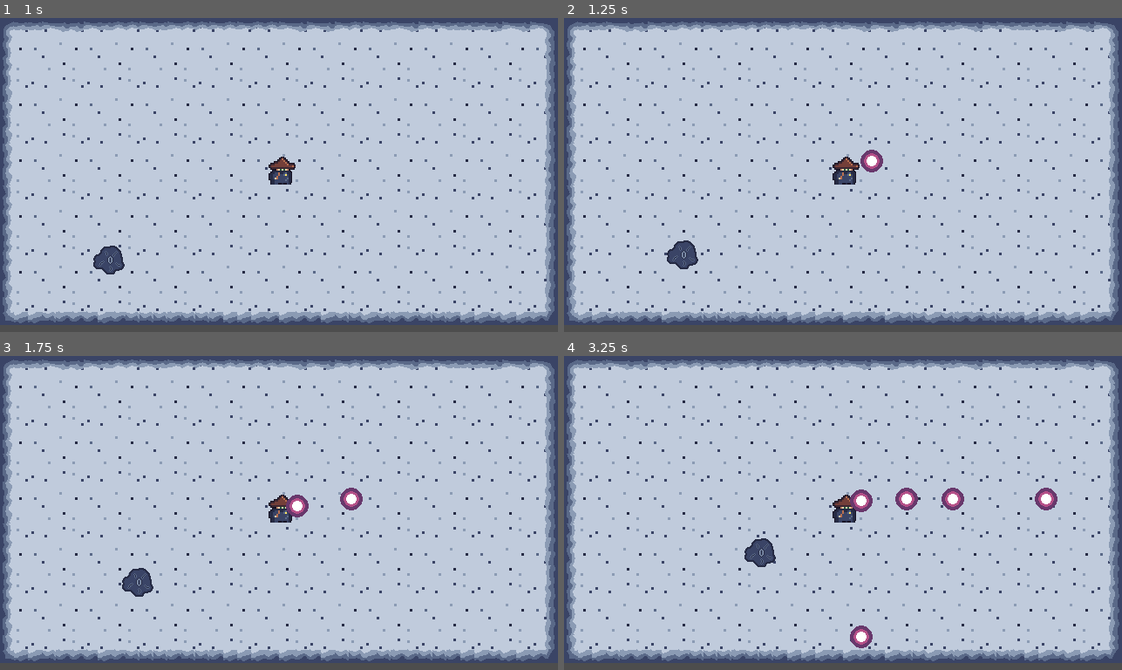
Above: before the commit, frames 1-4 (two rows, left to right).
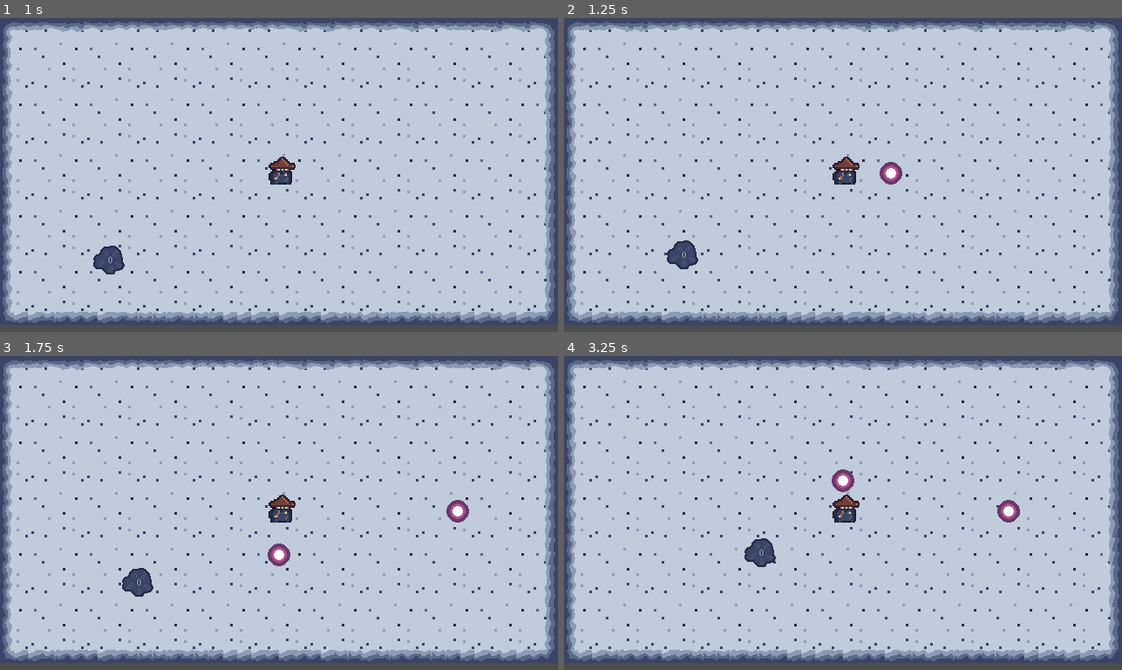
Above: after the commit, the same moments.

Repository: sthoni/winter_melonJam2023
Game: Godot game, scene res://level.tscn
Two runs of this game, one before a commit and one after it. Both use one fixed random seed, a clock stepped at 60 frames per second and the inputs below.
Inputs:
- Up to frame 1 (1 s): hold Right (shoot_right) from 0.53 s (still down)
- Up to frame 2 (1.25 s): keep holding Right (shoot_right)
- Up to frame 3 (1.75 s): release Right (shoot_right) at 1.28 s; hold Down (shoot_down) from 1.28 s (still down)
- Up to frame 4 (3.25 s): release Down (shoot_down) at 2.03 s; hold Right (shoot_right) 2.03-2.78 s; hold Up (shoot_up) from 2.78 s (still down)

Frame 1 is identical in both runs. In frame 2, 0.4% of the frame differs, in the area x 53-61%, y 41-54%; in frame 3, 0.9%; in frame 4, 1.6%, in the area x 47-89%, y 36-94%.

Commit message:
Charms in Resources umgewandelt und modularisiert.

Diff:
--- a/Character.gd
+++ b/Character.gd
@@ -11,6 +11,7 @@
 @onready var wand := $Wand
 @onready var health_component := $HealthComponent
 @onready var level := $"../"
+@onready var sprite := $Sprite2D
 
 func _ready():
 	pass
@@ -21,25 +22,24 @@
 	return 1
 
 func shoot():
-	if Global.number_killed_enemies > 0:
-		charmname = "RED"
-	wand.request_shoot(charmname)
+	wand.request_cast()
 
+# TODO: Schießen in eigene Component packen
 func get_input():
 	enchanted = Input.is_action_pressed("ui_enchant")
 	var input_direction := Input.get_vector("ui_left", "ui_right", "ui_up", "ui_down")
 	if input_direction.x < 0:
-		%Sprite2D.frame = 1
+		sprite.frame = 1
 	elif input_direction.x > 0:
-		%Sprite2D.frame = 0
+		sprite.frame = 0
 	velocity = input_direction * speed
 	if Input.is_action_pressed("shoot_left") or Input.is_action_pressed("shoot_right") or Input.is_action_pressed("shoot_up") or Input.is_action_pressed("shoot_down"):
 		var shoot_direction := Input.get_vector("shoot_left", "shoot_right", "shoot_up","shoot_down")
 		if shoot_direction.x < 0:
-			%Sprite2D.frame = 1
+			sprite.frame = 1
 		elif shoot_direction.x > 0:
-			%Sprite2D.frame = 0
-		%Wand.rotation = shoot_direction.angle() + PI/2
+			sprite.frame = 0
+		wand.rotation = shoot_direction.angle() + PI/2
 		shoot()
 
 func _physics_process(_delta):
--- a/EnemySpawner.gd
+++ b/EnemySpawner.gd
@@ -18,7 +18,6 @@
 
 func create_enemy(type: Global.EnemyType) -> Enemy:
 	var enemy: Enemy
-	print(type)
 	match type:
 		Global.EnemyType.BLUE:
 			enemy = enemy_blue_resource.instantiate()
--- a/Wand.gd
+++ b/Wand.gd
@@ -2,74 +2,45 @@
 extends Marker2D
 
 @onready var charmspeed = 150
-@onready var wait = 0
+@onready var wait = 0.0
 @onready var is_charm_loading = false
-@onready var charm_type:wand_class
 var charm_name:String = "DEFAULT"
-# Called when the node enters the scene tree for the first time.
+@onready var charm: Charm = preload("res://charms/plasmaball.tres")
+@onready var projectile_scene = preload("res://charms/projectile.tscn")
 
 
+# Called when the node enters the scene tree for the first time.
 func _ready():
-	charm_type = wand_class.new()
+	pass
 
 # Called every frame. 'delta' is the elapsed time since the previous frame.
 func _process(delta):
-	if wait > 1:
+	if wait > 0.5:
 		wait = wait - delta
 	elif wait > 0:
-		shoot()
+		cast()
 		wait = 0
 
-func request_shoot(cn):
-	charm_name = cn
-	if not is_charm_loading:
-		prepare_shoot()
-		is_charm_loading = true
 
-func prepare_shoot():
-	if charm_name == "DEFAULT":
-		charm_type.default()
-	elif charm_name == "RED":
-		charm_type.red()
-	wait = charm_type.wait_time+1
-	$spell.set_stream(charm_type.selected_spell)
+func request_cast():
+	if is_charm_loading:
+		return
+	prepare_cast()
+
+
+func prepare_cast():
+	is_charm_loading = true
+	wait = charm.cast_time
+	$spell.set_stream(charm.sound)
 	$spell.playing = true
 
-func shoot():
-	charm_type.apply()
-	charm_type.charm_inst.transform = global_transform
-	owner.owner.add_child(charm_type.charm_inst)
-	owner.owner.get_node("Charm/soundeffect").playing = true
-	is_charm_loading = false
 
-class wand_class:
-	var Charm_Scene = preload("res://charms/charm.tscn")
-	var wait_time = 1
-	var speed = 50
-	var selected_sprite = load("res://assets/charms/0_default.png")
-	var selected_spell = load("res://assets/charms/default_spell.wav")
-	var selected_sound = load("res://assets/charms/default_soundeffect.wav")
-	var charm_inst
-
-	func _init():
-		pass
-
-	func default():
-		wait_time = 0.5
-		speed = 100
-		selected_sprite = load("res://assets/charms/0_default.png")
-		selected_spell = load("res://assets/charms/default_spell.wav")
-		selected_sound = load("res://assets/charms/default_soundeffect.wav")
-
-	func red():
-		wait_time = 0.5
-		speed = 300
-		selected_sprite = load("res://assets/charms/1_red.png")
-		selected_spell = load("res://assets/charms/red_spell.wav")
-		selected_sound = load("res://assets/charms/red_soundeffect.wav")
-
-	func apply():
-		charm_inst = Charm_Scene.instantiate()
-		charm_inst.set_texture(selected_sprite)
-		charm_inst.set_sound(selected_sound)
-		charm_inst.speed = speed
+func cast():
+	if charm.type == Charm.Type.PROJECTILE:
+		var projectile = projectile_scene.instantiate() as Projectile
+		owner.owner.add_child(projectile)
+		projectile.charm = charm
+		projectile.transform = global_transform
+		is_charm_loading = false
+	else:
+		charm.cast()
--- /dev/null
+++ b/autoload/events.gd
@@ -0,0 +1,4 @@
+extends Node
+
+# Charm-related events
+signal charm_cast(charm: Charm)
--- a/character.tscn
+++ b/character.tscn
@@ -17,7 +17,7 @@
 
 [node name="Wand" type="Marker2D" parent="."]
 unique_name_in_owner = true
-position = Vector2(18, -11)
+position = Vector2(-3, 3)
 gizmo_extents = 37.0
 script = ExtResource("2_t0h4w")
 
--- a/charms/charm.gd
+++ /dev/null
@@ -1,30 +0,0 @@
-extends Area2D
-class_name Charm_class
-
-var speed:int
-
-# Class Constructor
-func _init(value=150):
-	self.speed = value
-
-func set_texture(texture):
-	$Sprite.set_texture(texture)
-
-func set_sound(sound):
-	$soundeffect.set_stream(sound)
-
-func play_stream(b):
-	$spell.playing = b
-
-func _physics_process(delta):
-	position += - transform.y * self.speed * delta
-
-func _on_area_entered(area):
-	if area.is_in_group("mobs"):
-		area.health_component.reduce_health(2)
-		queue_free()
-
-func _on_Bullet_body_entered(body):
-	if body.is_in_group("mobs"):
-		body.health_component.reduce_health(2)
-	queue_free()
--- a/charms/charm.tscn
+++ /dev/null
@@ -1,29 +0,0 @@
-[gd_scene load_steps=5 format=3 uid="uid://pcian72metwo"]
-
-[ext_resource type="Script" path="res://charms/charm.gd" id="1_jscli"]
-[ext_resource type="Texture2D" uid="uid://bwak22lnr2e1x" path="res://assets/charms/0_default.png" id="2_caui4"]
-[ext_resource type="AudioStream" uid="uid://cj1e7ba7ib4rk" path="res://assets/charms/default_soundeffect.wav" id="3_v6ub5"]
-
-[sub_resource type="CircleShape2D" id="CircleShape2D_mbwes"]
-radius = 6.9333
-
-[node name="Charm" type="Area2D"]
-collision_layer = 0
-collision_mask = 5
-script = ExtResource("1_jscli")
-metadata/speed = 0
-
-[node name="Sprite" type="Sprite2D" parent="."]
-position = Vector2(0, 5)
-texture = ExtResource("2_caui4")
-
-[node name="CollisionShape2D" type="CollisionShape2D" parent="."]
-position = Vector2(0, 5)
-scale = Vector2(1.00962, 1)
-shape = SubResource("CircleShape2D_mbwes")
-
-[node name="soundeffect" type="AudioStreamPlayer" parent="."]
-stream = ExtResource("3_v6ub5")
-
-[connection signal="area_entered" from="." to="." method="_on_area_entered"]
-[connection signal="body_entered" from="." to="." method="_on_Bullet_body_entered"]
--- /dev/null
+++ b/charms/firebolt.gd
@@ -0,0 +1,9 @@
+extends Charm
+
+var base_damage := 5
+
+func apply_effects(targets: Array[Node]) -> void:
+	var damage_effect := DamageEffect.new()
+	damage_effect.amount = base_damage
+	damage_effect.sound = sound
+	damage_effect.execute(targets)
--- /dev/null
+++ b/charms/firebolt.tres
@@ -0,0 +1,16 @@
+[gd_resource type="Resource" load_steps=4 format=3 uid="uid://iaqfg3sgb411"]
+
+[ext_resource type="Texture2D" uid="uid://bf61scxp2t425" path="res://assets/charms/1_red.png" id="1_0jidi"]
+[ext_resource type="Script" path="res://charms/firebolt.gd" id="1_kpdsp"]
+[ext_resource type="AudioStream" uid="uid://t3s8ov1jq6dw" path="res://assets/charms/red_spell.wav" id="3_if71a"]
+
+[resource]
+script = ExtResource("1_kpdsp")
+id = "firebolt"
+type = 0
+cost = 2
+speed = 100
+cast_time = 2
+icon = ExtResource("1_0jidi")
+tooltip_text = ""
+sound = ExtResource("3_if71a")
--- /dev/null
+++ b/charms/plasmaball.gd
@@ -0,0 +1,9 @@
+extends Charm
+
+var base_damage := 3
+
+func apply_effects(targets: Array[Node]) -> void:
+	var damage_effect := DamageEffect.new()
+	damage_effect.amount = base_damage
+	damage_effect.sound = sound
+	damage_effect.execute(targets)
--- /dev/null
+++ b/charms/plasmaball.tres
@@ -0,0 +1,16 @@
+[gd_resource type="Resource" load_steps=4 format=3 uid="uid://cckp81d5bglf2"]
+
+[ext_resource type="Texture2D" uid="uid://bwak22lnr2e1x" path="res://assets/charms/0_default.png" id="1_gy3mi"]
+[ext_resource type="Script" path="res://charms/plasmaball.gd" id="2_ls7kl"]
+[ext_resource type="AudioStream" uid="uid://cj1e7ba7ib4rk" path="res://assets/charms/default_soundeffect.wav" id="3_364os"]
+
+[resource]
+script = ExtResource("2_ls7kl")
+id = "plasmaball"
+type = 0
+cost = 1
+speed = 300
+cast_time = 1
+icon = ExtResource("1_gy3mi")
+tooltip_text = ""
+sound = ExtResource("3_364os")
--- /dev/null
+++ b/charms/projectile.gd
@@ -0,0 +1,24 @@
+extends Area2D
+
+class_name Projectile
+
+@export var charm: Charm : set = set_charm
+
+@onready var collision_shape: CollisionShape2D = $CollisionShape2D
+@onready var sprite: Sprite2D = $Sprite2D
+
+
+func set_charm(value: Charm) -> void:
+	if not is_node_ready():
+		await ready
+	charm = value
+	sprite.texture = charm.icon
+
+func _physics_process(delta):
+	position += - transform.y * charm.speed * delta
+
+
+func _on_Bullet_body_entered(body):
+	if body.is_in_group("enemies"):
+		charm.apply_effects([body])
+	queue_free()
--- /dev/null
+++ b/charms/projectile.tscn
@@ -0,0 +1,19 @@
+[gd_scene load_steps=3 format=3 uid="uid://pcian72metwo"]
+
+[ext_resource type="Script" path="res://charms/projectile.gd" id="1_5oisb"]
+
+[sub_resource type="RectangleShape2D" id="RectangleShape2D_huajg"]
+size = Vector2(12.9047, 18.2041)
+
+[node name="Projectile" type="Area2D"]
+collision_mask = 5
+script = ExtResource("1_5oisb")
+
+[node name="CollisionShape2D" type="CollisionShape2D" parent="."]
+scale = Vector2(1.00962, 1)
+shape = SubResource("RectangleShape2D_huajg")
+
+[node name="Sprite2D" type="Sprite2D" parent="."]
+
+[connection signal="area_entered" from="." to="." method="_on_area_entered"]
+[connection signal="body_entered" from="." to="." method="_on_Bullet_body_entered"]
--- /dev/null
+++ b/custom_resources/charm.gd
@@ -0,0 +1,30 @@
+extends Resource
+
+class_name Charm
+
+enum Type {PROJECTILE}
+
+@export_group("Charms Attributes")
+@export var id: String
+@export var type: Type
+@export var cost: int
+@export var speed: int
+@export var cast_time: int
+
+@export_group("Charms Visuals")
+@export var icon: Texture
+@export_multiline var tooltip_text: String
+@export var sound: AudioStream
+
+
+func cast() -> void:
+	Events.charm_cast.emit(self)
+
+func apply_effects(_targets: Array[Node]) -> void:
+	pass
+
+func get_default_tooltip() -> String:
+	return tooltip_text
+
+func _to_string() -> String:
+	return id
--- /dev/null
+++ b/custom_resources/effect.gd
@@ -0,0 +1,8 @@
+class_name Effect
+extends RefCounted
+
+var sound: AudioStream
+
+
+func execute(_targets: Array[Node]) -> void:
+	pass
--- /dev/null
+++ b/effects/damage_effect.gd
@@ -0,0 +1,12 @@
+class_name DamageEffect
+extends Effect
+
+var amount := 0
+
+
+func execute(targets: Array[Node]) -> void:
+	for target in targets:
+		if not target:
+			continue
+		if target.has_node("HealthComponent"):
+			target.health_component.reduce_health(amount)
--- a/enemies/enemy.tscn
+++ b/enemies/enemy.tscn
@@ -8,7 +8,7 @@
 [sub_resource type="CircleShape2D" id="CircleShape2D_kbwjk"]
 radius = 16.0
 
-[node name="Enemy" type="CharacterBody2D" groups=["mobs"]]
+[node name="Enemy" type="CharacterBody2D" groups=["enemies", "mobs"]]
 collision_layer = 4
 collision_mask = 7
 platform_floor_layers = 4294967040
--- a/enemies/enemy_blue.tscn
+++ b/enemies/enemy_blue.tscn
@@ -9,6 +9,3 @@
 
 [node name="Sprite2D" parent="." index="1"]
 texture = ExtResource("3_fxjrv")
-
-[node name="HealthComponent" parent="." index="3"]
-MAX_HEALTH = 2
--- a/enemies/enemy_green.tscn
+++ b/enemies/enemy_green.tscn
@@ -9,6 +9,3 @@
 
 [node name="Sprite2D" parent="." index="1"]
 texture = ExtResource("3_mjdgi")
-
-[node name="HealthComponent" parent="." index="3"]
-MAX_HEALTH = 3
--- a/enemies/enemy_red.tscn
+++ b/enemies/enemy_red.tscn
@@ -9,6 +9,3 @@
 
 [node name="Sprite2D" parent="." index="1"]
 texture = ExtResource("3_gt18p")
-
-[node name="HealthComponent" parent="." index="3"]
-MAX_HEALTH = 3
--- a/enemies/enemy_yellow.tscn
+++ b/enemies/enemy_yellow.tscn
@@ -9,6 +9,3 @@
 
 [node name="Sprite2D" parent="." index="1"]
 texture = ExtResource("3_ofnrp")
-
-[node name="HealthComponent" parent="." index="3"]
-MAX_HEALTH = 3
--- a/enemy.tscn
+++ b/enemy.tscn
@@ -8,7 +8,7 @@
 [sub_resource type="CircleShape2D" id="CircleShape2D_kbwjk"]
 radius = 20.0
 
-[node name="Enemy" type="CharacterBody2D" groups=["mobs"]]
+[node name="Enemy" type="CharacterBody2D" groups=["enemies", "mobs"]]
 collision_layer = 4
 collision_mask = 7
 script = ExtResource("1_kc1q1")
--- a/project.godot
+++ b/project.godot
@@ -18,6 +18,7 @@
 [autoload]
 
 Global="*res://autoload/Global.gd"
+Events="*res://autoload/events.gd"
 
 [display]
 
--- a/projectile.gd
+++ /dev/null
@@ -1,16 +0,0 @@
-extends Area2D
-
-var speed = 150
-
-func _physics_process(delta):
-	position += - transform.y * speed * delta
-
-func _on_area_entered(area):
-	if area.is_in_group("mobs"):
-		area.health_component.reduce_health(20)
-		queue_free()
-
-func _on_Bullet_body_entered(body):
-	if body.is_in_group("mobs"):
-		body.health_component.reduce_health(20)
-	queue_free()
--- a/projectile.tscn
+++ /dev/null
@@ -1,23 +0,0 @@
-[gd_scene load_steps=4 format=3 uid="uid://pcian72metwo"]
-
-[ext_resource type="Script" path="res://projectile.gd" id="1_5oisb"]
-[ext_resource type="Texture2D" uid="uid://bf61scxp2t425" path="res://assets/charms/1_red.png" id="2_04rwb"]
-
-[sub_resource type="RectangleShape2D" id="RectangleShape2D_huajg"]
-size = Vector2(6, 30.6122)
-
-[node name="Area2D" type="Area2D"]
-collision_mask = 5
-script = ExtResource("1_5oisb")
-
-[node name="CollisionShape2D" type="CollisionShape2D" parent="."]
-position = Vector2(0, 5.10204)
-scale = Vector2(1.00962, 1)
-shape = SubResource("RectangleShape2D_huajg")
-
-[node name="1Red" type="Sprite2D" parent="."]
-position = Vector2(0, 5)
-texture = ExtResource("2_04rwb")
-
-[connection signal="area_entered" from="." to="." method="_on_area_entered"]
-[connection signal="body_entered" from="." to="." method="_on_Bullet_body_entered"]
